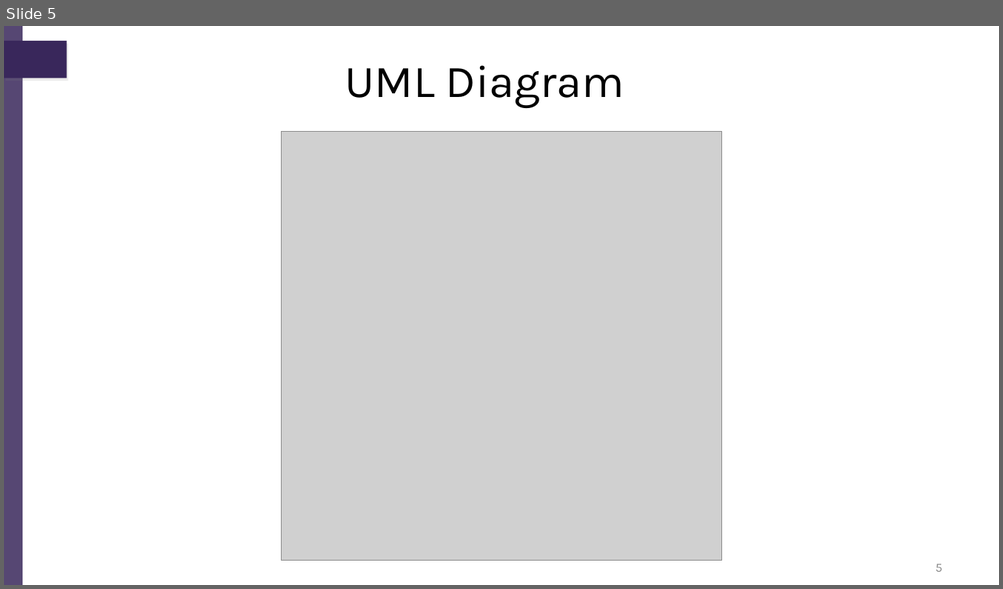
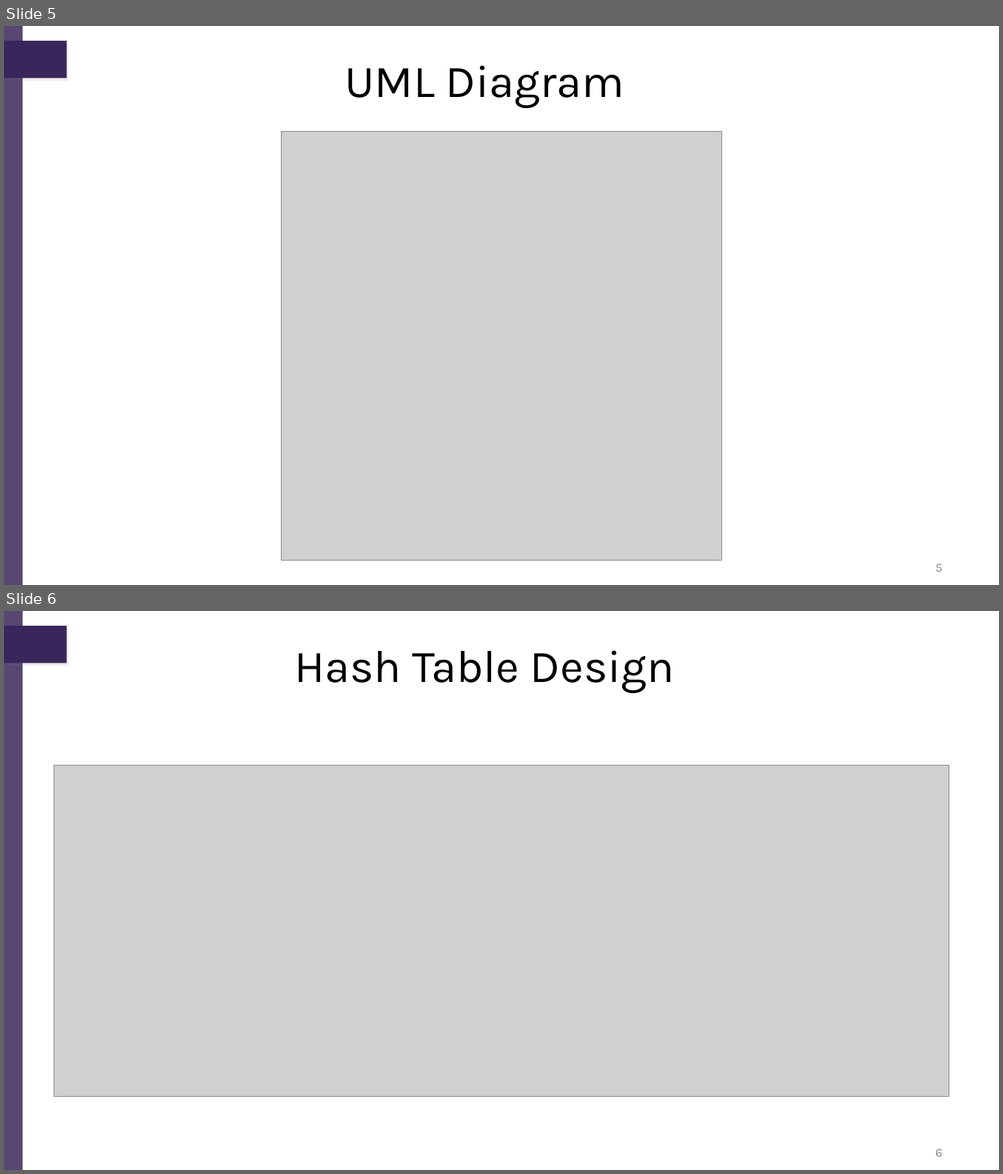
Before and after one commit to dhusting/movie-rental-store-data-structures, a slide deck: Assignment 4Presentation.pptx. Shown one above the other, each under a label of ours: slide 5 before the commit, slides 5 and 6 after it. The pictures are 1003x589 and 1003x1174 pixels, drawn with LibreOffice and Linux fonts; fonts in the diff are those of the drawing; grey boxes stand for pictures; background and template pictures are left out. Boxes give left, top, right and bottom in pixels: in the first picture for what was removed or moved away, otherwise in the second. Text is boxed around its words. In the diff, an @@ line names an element or a change of style, - is before the commit and + after.

```diff
--- a/Assignment 4Presentation.pptx
+++ b/Assignment 4Presentation.pptx
@@ slide 6 added at <box>4,611,999,1170</box>, background #FFFFFF; not listed: 2 template elements that a slide beside it also shows @@
@@ title added at <box>295,650,674,693</box>, 44 pt, text #000000 @@
+Hash Table Design
@@ picture added at <box>54,766,949,1096</box> @@
@@ page number added at <box>935,1149,942,1157</box>, 12 pt, text #898989 @@
+6
```
